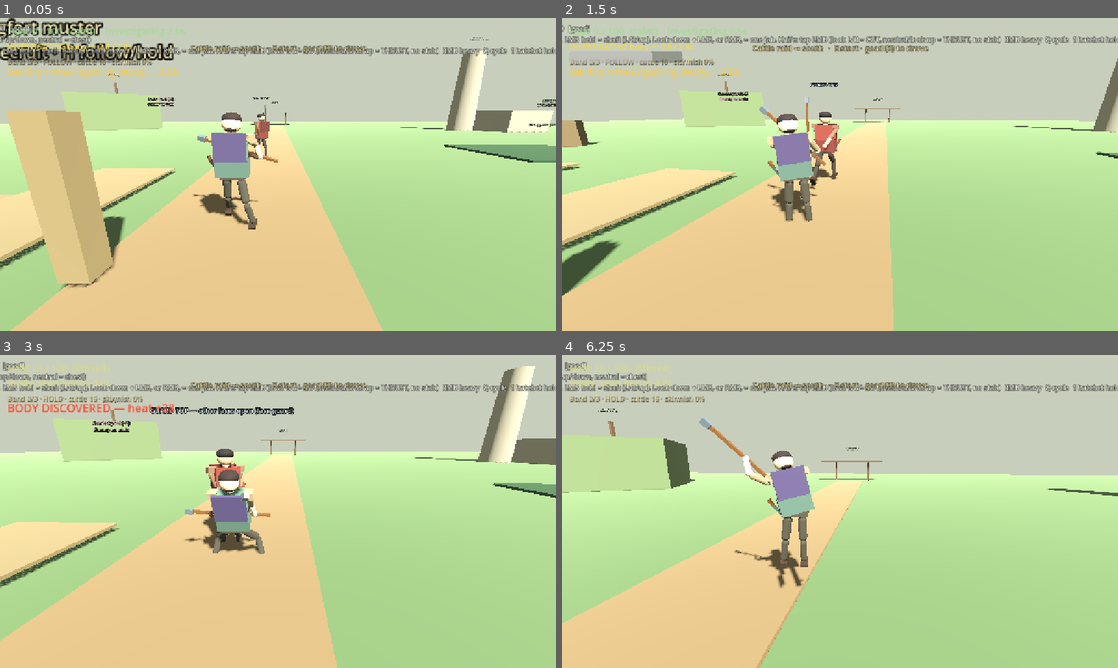
Above: before the commit, frames 1-4 (two rows, left to right).
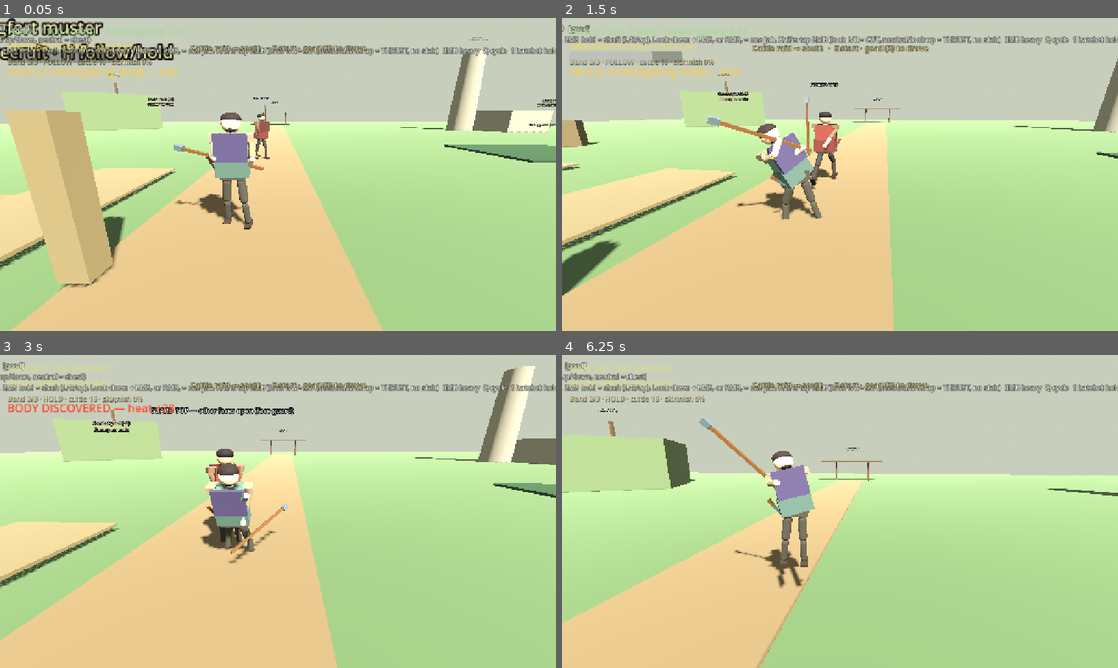
Above: after the commit, the same moments.

Repository: fortins4/devPlayground
Game: Godot game, scene res://scenes/main/main.tscn
Two runs of this game, one before a commit and one after it. Both use one fixed random seed, a clock stepped at 60 frames per second and the inputs below.
Inputs (mouse positions are in pixels of both pictures, inside the frame that each line leads up to):
- Up to frame 1 (0.05 s): no input
- Up to frame 2 (1.5 s): tap Enter at 0.5 s; move the mouse to (867, 174) at 0.52 s; hold Right mouse button (attack_heavy) 0.53-1.28 s; hold W (move_forward) from 0.53 s (still down); click (867, 174) at 0.67 s; tap Space (jump) at 0.77 s; move the mouse to (812, 174) at 1.27 s; click (812, 174) at 1.35 s
- Up to frame 3 (3 s): keep holding W (move_forward); tap Space (jump) at 1.52 s; move the mouse to (289, 505) at 2.02 s; hold H (band_toggle) 2.03-2.78 s; move the mouse to (272, 517) at 2.77 s; tap Ctrl (crouch) at 2.85 s; click (272, 517) at 2.92 s
- Up to frame 4 (6.25 s): tap Space (jump) at 3.02, 3.77, 4.52, 6.02 s; move the mouse to (878, 514) at 3.52 s; hold Q (cycle_weapon) 3.53-4.28 s; move the mouse to (795, 508) at 4.27 s; tap E (interact) at 4.35 s; move the mouse to (845, 511) at 5.02 s; hold Shift (sprint) 5.03-5.78 s; click (845, 511) at 5.17 s; move the mouse to (817, 505) at 5.77 s; release W (move_forward) at 5.78 s; hold D (move_right) from 5.78 s (still down); tap 3 (weapon_goad) at 5.85 s

The runs differ from the first frame. In frame 1, 0.9% of the frame differs, in the area x 31-50%, y 30-68%; in frame 2, 2.1%, in the area x 26-48%, y 27-66%; in frame 3, 1.6%; in frame 4, 0.2%.

Commit message:
feat(combat): blend goad guards and strikes from the current pose

Diff:
--- a/scripts/characters/player/player_controller.gd
+++ b/scripts/characters/player/player_controller.gd
@@ -81,6 +81,8 @@
 const GOAD_AIM_SPAN := 18.0
 ## Follow-through eases back to the ready pose. Not a hard zero, not a victory hold.
 const GOAD_SETTLE_SEC := 0.22
+## Guard face changes travel. Short enough to read as a motion, not a lag.
+const GUARD_BLEND_SEC := 0.12
 ## Back seat to the two-hand idle, and the same path home. Not a pop.
 const GOAD_DRAW_SEC := 0.36
 ## Hit flinch: snap in, short hold, ease back to the ready pose. Not a knockdown.
@@ -114,6 +116,23 @@
 var _tool_pose_active: bool = false
 ## True while the goad shaft-block pose is applied (so sprint/release can drop it).
 var _shaft_pose_applied: bool = false
+## Face whose seated pose is already on screen. Empty while a blend or a swing owns the body.
+var _guard_face_held: StringName = &""
+var _guard_blend_active: bool = false
+var _guard_blend_u: float = 0.0
+var _guard_from_pose: Dictionary = {}
+var _guard_to_pose: Dictionary = {}
+var _guard_from_xf: Transform3D = Transform3D.IDENTITY
+var _guard_to_xf: Transform3D = Transform3D.IDENTITY
+## Pose on screen when a goad charge started. Ratio 0 stays here instead of popping to idle.
+var _charge_from_pose: Dictionary = {}
+var _charge_from_xf: Transform3D = Transform3D.IDENTITY
+var _charge_from_ready: bool = false
+## Strike and charge plant the shaft between two captured holds. Not a seat search.
+var _shaft_xf_blend: bool = false
+var _shaft_from_xf: Transform3D = Transform3D.IDENTITY
+var _shaft_to_xf: Transform3D = Transform3D.IDENTITY
+var _shaft_xf_u: float = 0.0
 ## While the goad guard is up, look offset is not decayed so a face stays put.
 const TOOL_AIM_SIDE := 10.0
 const TOOL_AIM_VERT := 8.0
@@ -401,21 +420,131 @@
 	elif _shaft_pose_applied:
 		_shaft_pose_applied = false
 		if not combat.is_attacking and not combat.is_charging:
-			_clear_attack_additives()
+			if combat.current_weapon == CombatSystem.Weapon.GOAD:
+				_release_guard_to_idle()
+			else:
+				_clear_attack_additives()
 
 
 func _apply_shaft_block_pose() -> void:
 	if locomotion == null:
 		return
+	locomotion.lock_attack(0.12)
+	var face: StringName = &"chest"
+	if combat:
+		face = combat.shaft_guard_face
+	# The draw owns the body until the shaft is in the hands.
+	if _goad_draw_u < 0.999:
+		if _arm_tween and _arm_tween.is_valid():
+			_arm_tween.kill()
+		_guard_blend_active = false
+		_apply_tool_pose(ToolStrikePoses.tool_shaft_guard_pose(face))
+		return
+	if _guard_blend_active and face == _guard_face_held:
+		return
+	if not _guard_blend_active and face == _guard_face_held:
+		_apply_tool_pose(ToolStrikePoses.tool_shaft_guard_pose(face))
+		return
+	var target: Dictionary = ToolStrikePoses.tool_shaft_guard_pose(face)
+	var start: Dictionary = _current_tool_pose(target)
+	_guard_face_held = face
+	_begin_guard_blend(start, target)
+
+
+func _release_guard_to_idle() -> void:
+	## Dropping the guard travels back to the ready pose. Not a bind-pose snap.
+	if combat == null or locomotion == null:
+		_clear_attack_additives()
+		return
+	var idle: Dictionary = ToolStrikePoses.tool_idle_pose(combat.current_weapon)
+	var start: Dictionary = _current_tool_pose(idle)
+	_guard_face_held = &""
+	_begin_guard_blend(start, idle)
+
+
+func _begin_guard_blend(start_pose: Dictionary, target_pose: Dictionary) -> void:
 	if _arm_tween and _arm_tween.is_valid():
 		_arm_tween.kill()
 	if _torso_tween and _torso_tween.is_valid():
 		_torso_tween.kill()
-	var face: StringName = &"chest"
-	if combat:
-		face = combat.shaft_guard_face
-	_apply_tool_pose(ToolStrikePoses.tool_shaft_guard_pose(face))
-	locomotion.lock_attack(0.12)
+	_guard_blend_active = false
+	_shaft_xf_blend = false
+	_guard_from_pose = start_pose
+	_guard_to_pose = target_pose
+	# The stick that is already showing, not a reseat of the start pose.
+	_guard_from_xf = weapon_visual.global_transform if weapon_visual else Transform3D.IDENTITY
+	_guard_to_xf = _peek_shaft_xf(target_pose)
+	_guard_blend_u = 0.0
+	_guard_blend_active = true
+	_apply_blended_pose(start_pose, target_pose, 0.0, true)
+	_arm_tween = create_tween()
+	_arm_tween.tween_method(_step_guard_blend, 0.0, 1.0, GUARD_BLEND_SEC).set_trans(Tween.TRANS_SINE).set_ease(Tween.EASE_IN_OUT)
+	_arm_tween.tween_callback(_finish_guard_blend)
+
+
+func _step_guard_blend(t: float) -> void:
+	_guard_blend_u = clampf(t, 0.0, 1.0)
+	_apply_blended_pose(_guard_from_pose, _guard_to_pose, _guard_blend_u, true)
+
+
+func _finish_guard_blend() -> void:
+	_guard_blend_active = false
+	_guard_blend_u = 1.0
+
+
+func _peek_shaft_xf(pose: Dictionary) -> Transform3D:
+	## Where this pose seats the stick, without leaving that pose on screen.
+	if weapon_visual == null or locomotion == null:
+		return Transform3D.IDENTITY
+	var saved_xf := weapon_visual.global_transform
+	var goad := weapon_visual.get_node_or_null("Goad") as Node3D
+	var saved_goad_pos := goad.position if goad else Vector3.ZERO
+	var saved_goad_rot := goad.rotation if goad else Vector3.ZERO
+	var saved_drop := _tool_root_drop
+	var saved_euler := _tool_weapon_euler
+	var saved_slide := _goad_grip_slide
+	var saved_pose := _current_tool_pose(pose)
+	var was_guard := _guard_blend_active
+	var was_shaft := _shaft_xf_blend
+	_guard_blend_active = false
+	_shaft_xf_blend = false
+	_apply_tool_pose(pose)
+	var xf := weapon_visual.global_transform
+	_guard_blend_active = was_guard
+	_shaft_xf_blend = was_shaft
+	_tool_root_drop = saved_drop
+	locomotion.set_root_drop(saved_drop)
+	_tool_weapon_euler = saved_euler
+	_goad_grip_slide = saved_slide
+	for k in saved_pose.keys():
+		var key := String(k)
+		if key == "weapon" or key == "root_drop" or key == "grip_slide":
+			continue
+		locomotion.set_combat_additive(key, saved_pose[k])
+	weapon_visual.global_transform = saved_xf
+	if goad:
+		goad.position = saved_goad_pos
+		goad.rotation = saved_goad_rot
+	return xf
+
+
+func _plant_shaft_between(from_xf: Transform3D, to_xf: Transform3D, u: float) -> void:
+	## Shaft rides between two holds. Hands stay on it. A sample that would
+	## meet the skull bows out, the same way the stow does. End poses are the
+	## captured seats, not a new one.
+	if weapon_visual == null:
+		return
+	weapon_visual.global_transform = from_xf.interpolate_with(to_xf, clampf(u, 0.0, 1.0))
+	var shaft: Node3D = weapon_visual
+	var goad := weapon_visual.get_node_or_null("Goad") as Node3D
+	if goad:
+		# Bow writes a global nudge. Reset it so the next frame does not stack.
+		goad.position = Vector3(0.0, -_goad_grip_slide, 0.0)
+		goad.rotation = Vector3.ZERO
+		shaft = goad
+	_bow_stow_off_the_head(shaft)
+	_grip_shaft_with(shaft, "right_arm", "right_forearm", 0.30)
+	_grip_shaft_with(shaft, "left_arm", "left_forearm", 0.24)
 
 
 ## Look picks the guard face. No button. Horizontal look wins over vertical.
@@ -639,11 +768,23 @@
 		_arm_tween.kill()
 	if _torso_tween and _torso_tween.is_valid():
 		_torso_tween.kill()
+	_guard_blend_active = false
 	# Cardinal direction still picks the strike on release. The body tracks
 	# the mouse continuously so the weapon is already on that side.
 	var aim := _shaft_aim_axes()
-	var pose: Dictionary = ToolStrikePoses.tool_aim_pose(CombatSystem.Weapon.GOAD, aim.x, aim.y, ratio)
-	_apply_tool_pose(pose)
+	var full: Dictionary = ToolStrikePoses.tool_aim_pose(CombatSystem.Weapon.GOAD, aim.x, aim.y, 1.0)
+	if not _charge_from_ready:
+		_charge_from_pose = _current_tool_pose(full)
+		_charge_from_xf = weapon_visual.global_transform if weapon_visual else Transform3D.IDENTITY
+		_charge_from_ready = true
+		_guard_face_held = &""
+	var blend := ToolStrikePoses._charge_blend(ratio)
+	_shaft_from_xf = _charge_from_xf
+	_shaft_to_xf = _peek_shaft_xf(full)
+	_shaft_xf_u = blend
+	_shaft_xf_blend = true
+	_apply_blended_pose(_charge_from_pose, full, blend, false)
+	_shaft_xf_blend = false
 	if locomotion:
 		locomotion.lock_attack(0.08)
 
@@ -671,7 +812,13 @@
 
 
 func _on_charge_cancelled(_weapon: StringName) -> void:
+	_charge_from_ready = false
 	if combat and combat.is_attacking:
+		return
+	# The live pose is still the charge. The guard tick blends back from it.
+	if combat and combat.current_weapon == CombatSystem.Weapon.GOAD:
+		_guard_face_held = &""
+		_guard_blend_active = false
 		return
 	_clear_attack_additives()
 	# Snap back toward idle ready if hatchet still drawn.
@@ -940,31 +1087,40 @@
 
 
 
-func _play_goad_release(kind: StringName, windup: float, active: float, from_charge: bool) -> void:
-	## Release continues the live aim. Contact and follow use the same blend
-	## as the hold, so a high-left chamber stays a high-left swing.
-	## No second windup, no cardinal snap, no 1.5x contact pop.
+func _play_goad_release(kind: StringName, windup: float, active: float, _from_charge: bool) -> void:
+	## The swing leaves the pose that is already on screen. Windup, contact,
+	## and the return connect. The windup is not a pop onto a stored cock.
+	## Settle back to the ready pose is still GOAD_SETTLE_SEC.
+	_guard_blend_active = false
+	_guard_face_held = &""
+	_charge_from_ready = false
 	var aim := _shaft_aim_axes()
 	# The jab is the point, at any look. It is not the shaft swing he was aiming.
 	if combat.last_strike_direction() == CombatSystem.StrikeDirection.BOTTOM:
 		aim = Vector2(0.0, 1.0)
 	var pose_idle: Dictionary = ToolStrikePoses.tool_idle_pose(CombatSystem.Weapon.GOAD)
+	var pose_windup: Dictionary = ToolStrikePoses.tool_aim_phase_pose(CombatSystem.Weapon.GOAD, aim.x, aim.y, &"windup")
 	var pose_contact: Dictionary = ToolStrikePoses.tool_aim_phase_pose(CombatSystem.Weapon.GOAD, aim.x, aim.y, &"contact")
 	var pose_follow: Dictionary = ToolStrikePoses.tool_aim_phase_pose(CombatSystem.Weapon.GOAD, aim.x, aim.y, &"follow")
-	var start_pose: Dictionary = _current_tool_pose(pose_idle) if from_charge else ToolStrikePoses.tool_aim_pose(CombatSystem.Weapon.GOAD, aim.x, aim.y, 0.28)
+	var start_pose: Dictionary = _current_tool_pose(pose_windup)
+	var start_xf := weapon_visual.global_transform if weapon_visual else Transform3D.IDENTITY
+	var windup_xf := _peek_shaft_xf(pose_windup)
+	var contact_xf := _peek_shaft_xf(pose_contact)
+	var follow_xf := _peek_shaft_xf(pose_follow)
 	var phases: Dictionary = combat.swing_phase_durations(kind, windup, active, GOAD_SETTLE_SEC)
-	var drive := float(phases["to_contact"]) + float(phases["windup_move"]) * (0.35 if kind == &"heavy" else 0.55)
-	drive = maxf(0.1, drive)
 	if _arm_tween and _arm_tween.is_valid():
 		_arm_tween.kill()
 	if _torso_tween and _torso_tween.is_valid():
 		_torso_tween.kill()
 	_tool_pose_active = true
 	_arm_tween = create_tween()
-	_arm_tween.tween_method(_lerp_tool_pose.bind(start_pose, pose_contact), 0.0, 1.0, drive).set_trans(Tween.TRANS_CUBIC).set_ease(Tween.EASE_IN)
+	_arm_tween.tween_method(_lerp_goad_shaft.bind(start_pose, pose_windup, start_xf, windup_xf), 0.0, 1.0, phases["windup_move"]).set_trans(Tween.TRANS_SINE).set_ease(Tween.EASE_OUT)
+	if float(phases["windup_hold"]) > 0.0:
+		_arm_tween.tween_interval(float(phases["windup_hold"]))
+	_arm_tween.tween_method(_lerp_goad_shaft.bind(pose_windup, pose_contact, windup_xf, contact_xf), 0.0, 1.0, phases["to_contact"]).set_trans(Tween.TRANS_CUBIC).set_ease(Tween.EASE_IN)
 	if float(phases["contact_hold"]) > 0.0:
 		_arm_tween.tween_interval(float(phases["contact_hold"]))
-	_arm_tween.tween_method(_lerp_tool_pose.bind(pose_contact, pose_follow), 0.0, 1.0, phases["follow"]).set_trans(Tween.TRANS_QUAD).set_ease(Tween.EASE_OUT)
+	_arm_tween.tween_method(_lerp_goad_shaft.bind(pose_contact, pose_follow, contact_xf, follow_xf), 0.0, 1.0, phases["follow"]).set_trans(Tween.TRANS_QUAD).set_ease(Tween.EASE_OUT)
 	_arm_tween.tween_method(_slerp_goad_settle.bind(pose_follow, pose_idle), 0.0, 1.0, GOAD_SETTLE_SEC).set_trans(Tween.TRANS_SINE).set_ease(Tween.EASE_IN_OUT)
 	_arm_tween.tween_callback(_finish_goad_return)
 
@@ -984,6 +1140,15 @@
 	_apply_blended_pose(from_pose, to_pose, t, false)
 
 
+func _lerp_goad_shaft(t: float, from_pose: Dictionary, to_pose: Dictionary, from_xf: Transform3D, to_xf: Transform3D) -> void:
+	_shaft_from_xf = from_xf
+	_shaft_to_xf = to_xf
+	_shaft_xf_u = clampf(t, 0.0, 1.0)
+	_shaft_xf_blend = true
+	_apply_blended_pose(from_pose, to_pose, t, false)
+	_shaft_xf_blend = false
+
+
 func _slerp_tool_pose(t: float, from_pose: Dictionary, to_pose: Dictionary) -> void:
 	_apply_blended_pose(from_pose, to_pose, t, true)
 
@@ -998,7 +1163,7 @@
 func _apply_blended_pose(from_pose: Dictionary, to_pose: Dictionary, t: float, use_slerp: bool) -> void:
 	var blended := {}
 	for k in to_pose.keys():
-		if String(k) == "root_drop":
+		if String(k) == "root_drop" or String(k) == "grip_slide":
 			blended[k] = lerpf(float(from_pose.get(k, 0.0)), float(to_pose[k]), t)
 			continue
 		var a: Vector3 = from_pose.get(k, Vector3.ZERO)
@@ -1029,6 +1194,8 @@
 			pose[k] = _tool_root_drop
 		elif String(k) == "weapon":
 			pose[k] = _tool_weapon_euler
+		elif String(k) == "grip_slide":
+			pose[k] = _goad_grip_slide
 		elif locomotion and locomotion.has_combat_additive(String(k)):
 			pose[k] = locomotion.get_combat_additive(String(k))
 		else:
@@ -1129,6 +1296,8 @@
 		_torso_tween.kill()
 	_hurt_reacting = true
 	_tool_pose_active = true
+	_guard_blend_active = false
+	_shaft_xf_blend = false
 	_arm_tween = create_tween()
 	_arm_tween.tween_method(_blend_hurt_flinch.bind(start_pose, pose_hurt, false), 0.0, 1.0, HURT_FLINCH_IN_SEC).set_trans(Tween.TRANS_QUAD).set_ease(Tween.EASE_OUT)
 	_arm_tween.tween_interval(HURT_FLINCH_HOLD_SEC)
@@ -1247,7 +1416,12 @@
 	elif _goad_stowing:
 		_apply_back_goad_carry(_goad_draw_u)
 	elif combat and combat.current_weapon == CombatSystem.Weapon.GOAD:
-		ToolStrikePoses.seat_goad_off_hand(locomotion, weapon_visual)
+		if _guard_blend_active:
+			_plant_shaft_between(_guard_from_xf, _guard_to_xf, _guard_blend_u)
+		elif _shaft_xf_blend:
+			_plant_shaft_between(_shaft_from_xf, _shaft_to_xf, _shaft_xf_u)
+		else:
+			ToolStrikePoses.seat_goad_off_hand(locomotion, weapon_visual)
 	# Keep combat idle rest in sync while not charging so recovery returns to grip.
 	# Not the in-between draw pose — recovery must come back to the landed hold.
 	if combat and not combat.is_charging and not combat.is_attacking and not drawing:
